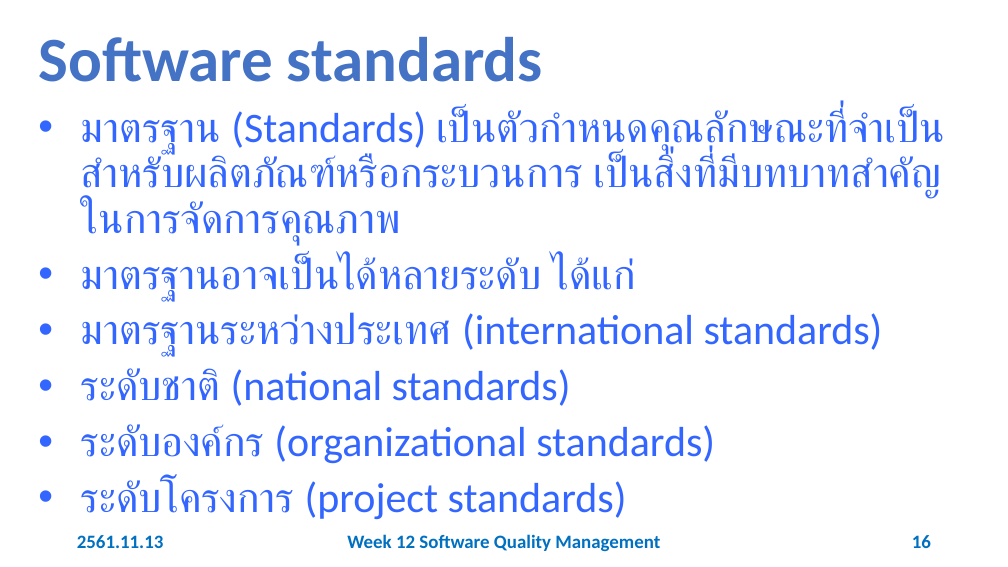
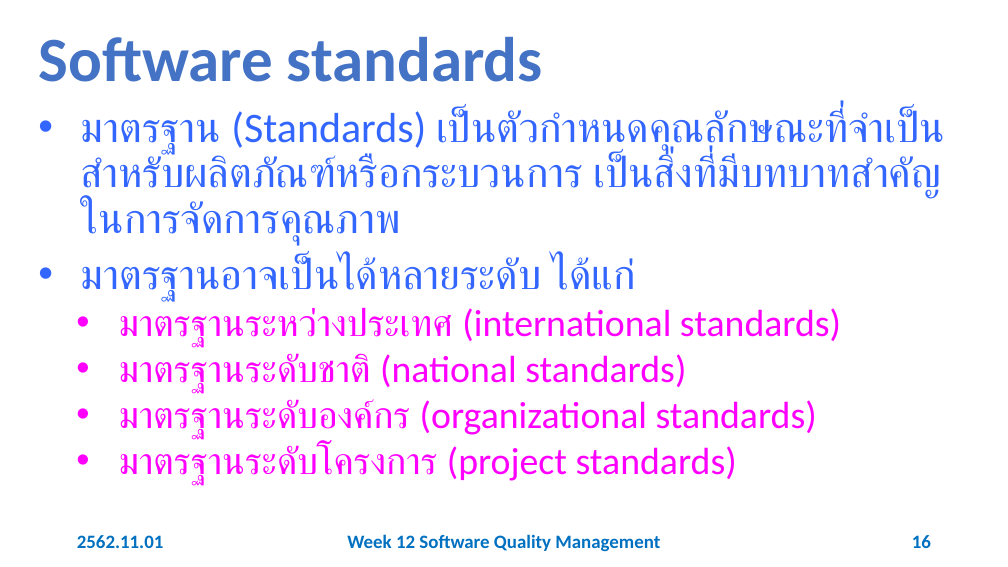
Before and after one commit to 03376806-software-engineering/Week-12-Software-Quality-Management, a slide deck: slide 16 of Slides/Week 12 Software Quality Management.pptx. Drawn at 1008x567 pixels with LibreOffice and Linux fonts; fonts in the diff are those of the drawing. Boxes give left, top, right and bottom in pixels: in the first picture for what was removed or moved away, otherwise in the second. Text is boxed around its words. In the diff, an @@ line names an element or a change of style, - is before the commit and + after.

```diff
--- a/Slides/Week 12 Software Quality Management.pptx
+++ b/Slides/Week 12 Software Quality Management.pptx
@@ text at (119,307,841,346): size 40 to 36 pt, text colour #3366FF to #FF00FF in "มาตรฐานระหว่างประเทศ (international standards)"; list level 1 to 2 in "มาตรฐานระหว่างประเทศ (international standards)" @@
@@ text at (119,353,817,484): text changed; size 40 to 36 pt; text colour #3366FF to #FF00FF @@
-• ระดับชาติ (national standards)
-• ระดับองค์กร (organizational standards)
-• ระดับโครงการ (project standards)
+  • มาตรฐานระดับชาติ (national standards)
+  • มาตรฐานระดับองค์กร (organizational standards)
+  • มาตรฐานระดับโครงการ (project standards)
@@ text at (77,535,164,548): text changed @@
-2561.11.13
+2562.11.01
```
Also in this commit, not shown: 53 other slides changed.
